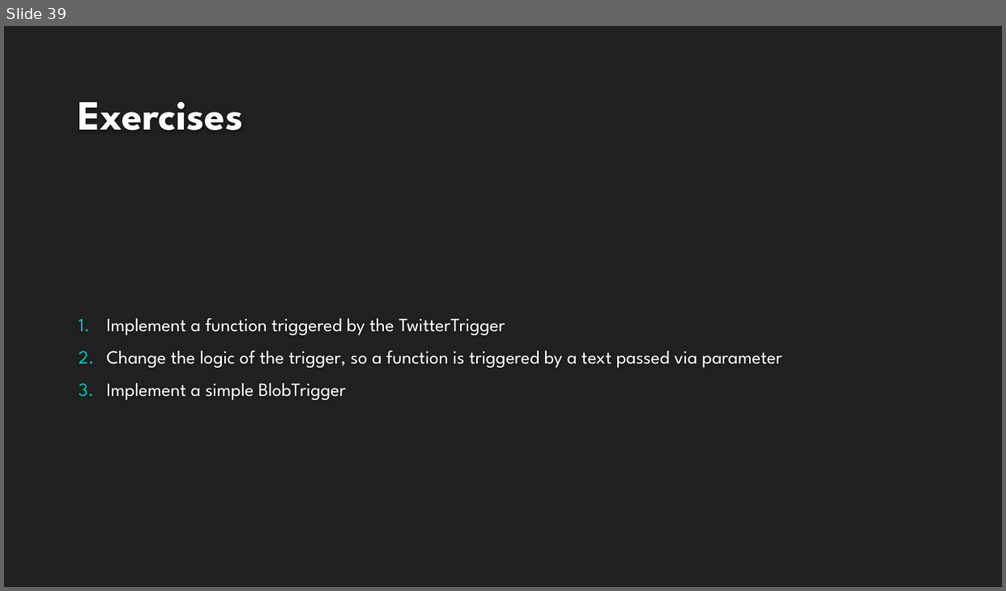
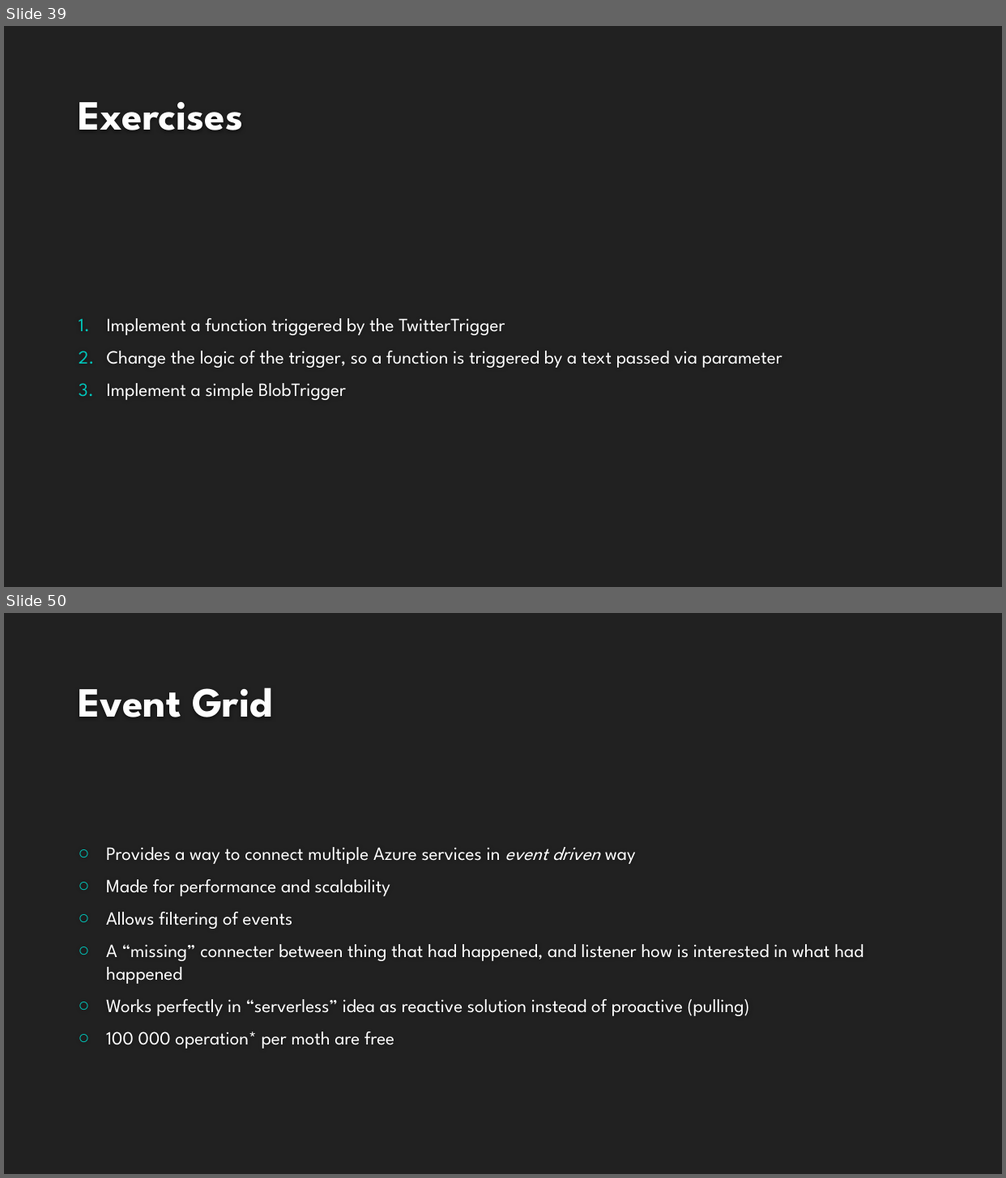
Before and after one commit to kamil-mrzyglod/Workshops, a slide deck: AzureDay2019/Developing services with Azure Functions.pptx. Shown one above the other, each under a label of ours: slide 39 before the commit, slides 39 and 50 after it; the slides between them are not shown. The pictures are 1006x591 and 1006x1178 pixels, drawn with LibreOffice and Linux fonts; fonts in the diff are those of the drawing; background and template pictures are left out. Boxes give left, top, right and bottom in pixels: in the first picture for what was removed or moved away, otherwise in the second. Text is boxed around its words. In the diff, an @@ line names an element or a change of style, - is before the commit and + after.

Commit message:
Adding slides for ut, logic apps and event grid

```diff
--- a/AzureDay2019/Developing services with Azure Functions.pptx
+++ b/AzureDay2019/Developing services with Azure Functions.pptx
@@ slide 50 added at <box>4,613,1002,1174</box>, background #212121 @@
@@ title added at <box>78,688,273,717</box>, 40 pt, text #FEFEFE, bold @@
+Event Grid
@@ text added at <box>106,847,863,1049</box>, 18 pt, text #FFFFFF @@
+○ Provides a way to connect multiple Azure services in event driven way
+○ Made for performance and scalability
+○ Allows filtering of events
+○ A “missing” connecter between thing that had happened, and listener how is interested in what had happened
+○ Works perfectly in “serverless” idea as reactive solution instead of proactive (pulling)
+○ 100 000 operation* per moth are free
```
Also in this commit, not shown: 1 slide changed, 23 other slides added.
